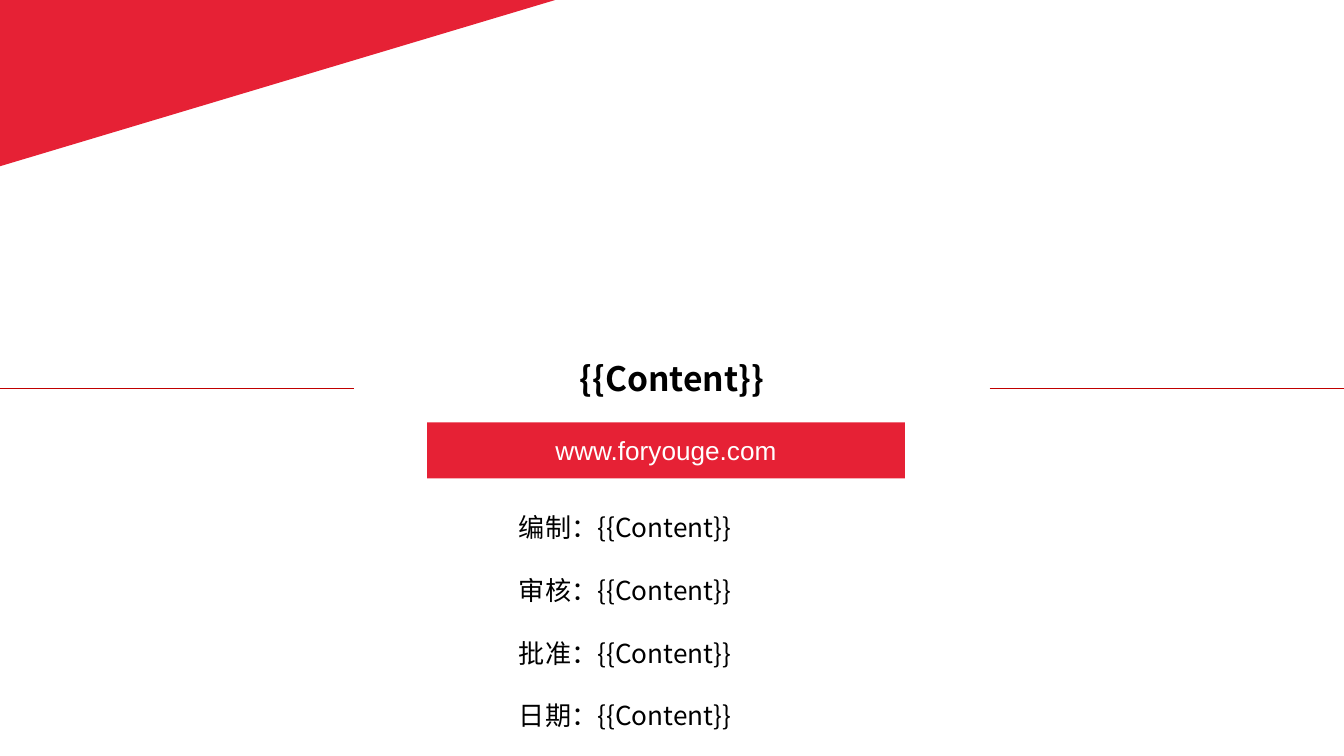
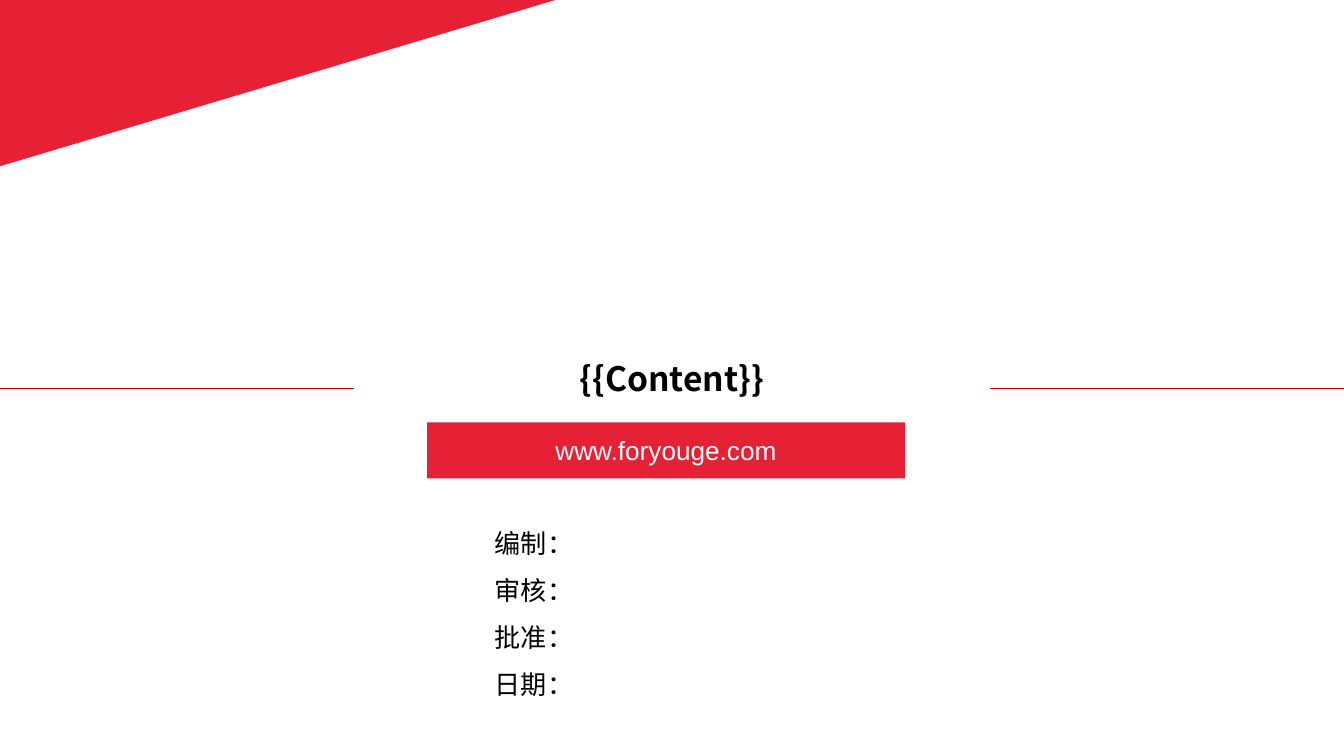
Before and after one commit to QX9967/8D, a slide deck: slide 1 of 8D模板.pptx. Drawn at 1344x756 pixels with LibreOffice and Linux fonts; fonts in the diff are those of the drawing; background and template pictures are left out. Boxes give left, top, right and bottom in pixels: in the first picture for what was removed or moved away, otherwise in the second. Text is boxed around its words. In the diff, an @@ line names an element or a change of style, - is before the commit and + after.

```diff
--- a/8D模板.pptx
+++ b/8D模板.pptx
@@ text at (x1=495, y1=531, x2=573, y2=696): text changed @@
-编制：{{Content}}
-审核：{{Content}}
-批准：{{Content}}
-日期：{{Content}}
+编制：
+审核：
+批准：
+日期：
```
Also in this commit, not shown: 2 other files.
